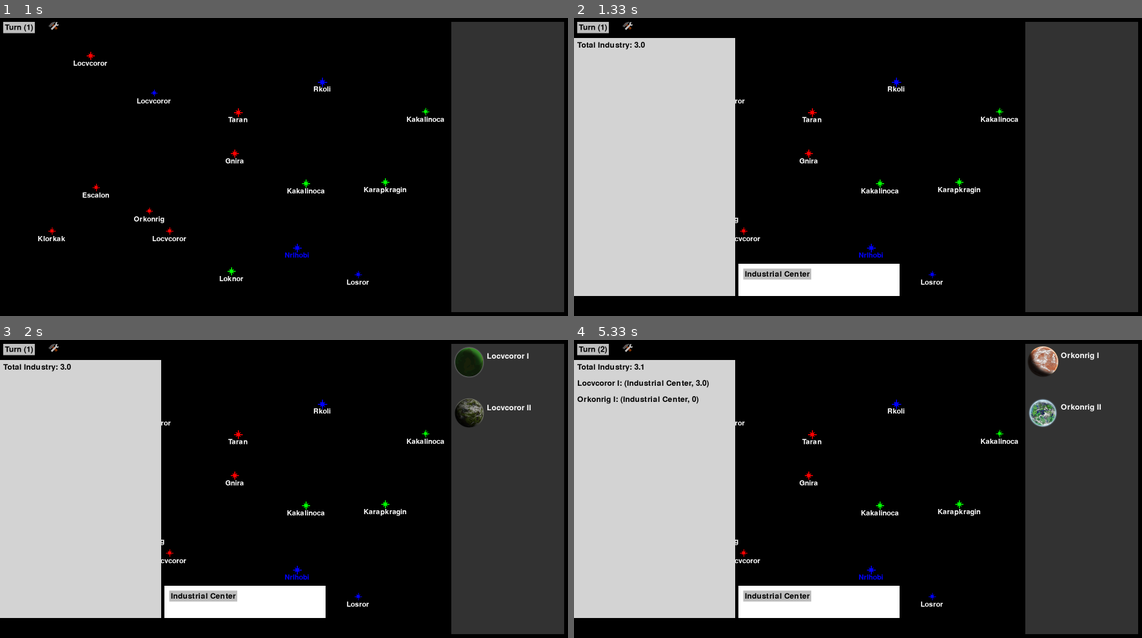
Above: before the commit, frames 1-4 (two rows, left to right).
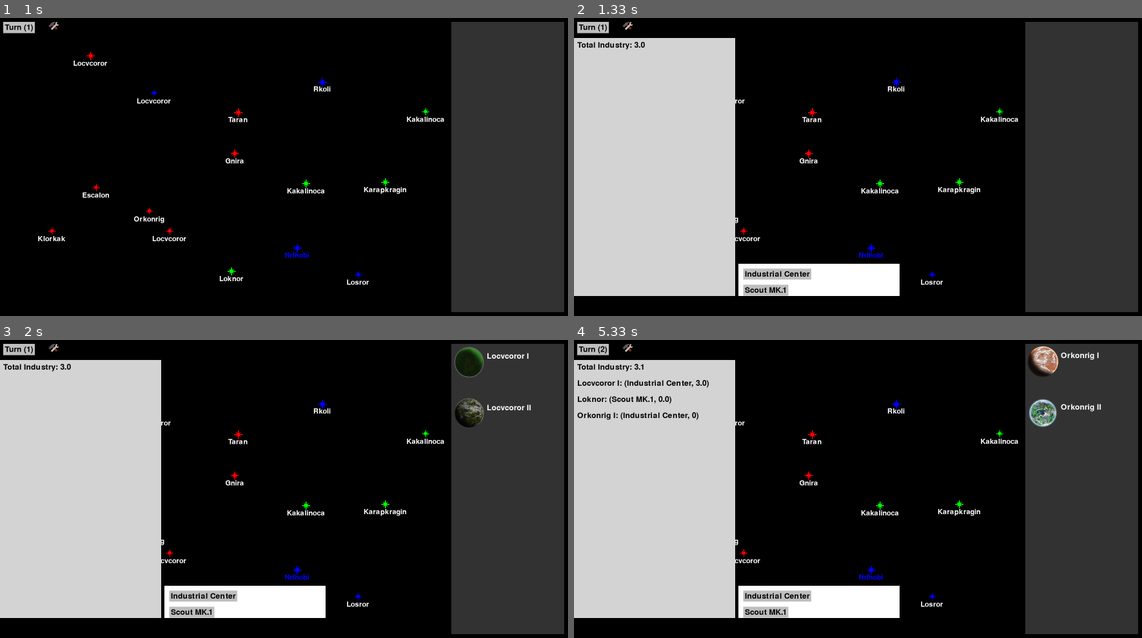
Above: after the commit, the same moments.

Repository: samwheel/KingOfTheGalaxy
Game: pygame game, started from main.py
Two runs of this game, one before a commit and one after it. Both use one fixed random seed, a clock stepped at 60 frames per second and the inputs below.
Inputs (mouse positions are in pixels of both pictures, inside the frame that each line leads up to):
- Up to frame 1 (1 s): click (289, 167) at 0.38 s; click (295, 187) at 0.72 s
- Up to frame 2 (1.33 s): click (625, 26) at 1.05 s
- Up to frame 3 (2 s): click (204, 596) at 1.38 s; click (153, 426) at 1.72 s
- Up to frame 4 (5.33 s): click (806, 599) at 2.05 s; click (767, 611) at 2.38 s; click (897, 411) at 2.72 s; click (625, 560) at 3.05 s; click (591, 348) at 3.38 s; click (988, 432) at 3.72 s; click (897, 411) at 4.05 s; click (727, 545) at 4.38 s; click (778, 596) at 5.22 s

Frame 1 is identical in both runs. In frame 2, 0.3% of the frame differs, in the area x 29-38%, y 89-94%; in frame 3, 0.3%; in frame 4, 0.8%, in the area x 0-38%, y 18-94%.

Commit message:
Added ship view and buildable ships.

Diff:
--- a/main.py
+++ b/main.py
@@ -13,6 +13,7 @@
 from view.star import StarView
 from view.planet import PlanetView
 from view.production import ProductionView
+from view.ship import ShipView
 
 from src.planet import Planet, planet_types
 from src.race import *
@@ -107,6 +108,9 @@
     for star in stars:
         StarView(star).draw(screen)
 
+    for ship in player_empire.ships:
+        ShipView(ship, player_empire).draw(screen)
+
     if show_planet_view:
         pygame.draw.rect(screen, (50, 50, 50), pygame.rect.Rect(1400, 50, 350, 900))
         for index, planet in enumerate(planet_view_group):
@@ -130,6 +134,5 @@
         widget.draw(screen)
 
 
-
     pygame.display.flip()
     clock.tick(60)
--- a/src/build_handler.py
+++ b/src/build_handler.py
@@ -1,17 +1,21 @@
-from src.buildings import Building
+from src.buildings import Buildable, Building
 from src.observer import Observer
+from src.ship import Ship
 
 class BuildHandler(Observer):
     def __init__(self, empire) -> None:
         self.empire = empire
-        self.__build_list: list[tuple[Building, float]] = []
+        self.__build_list: list[tuple[Buildable, float]] = []
 
-    def build(self, building: Building):
+    def build(self, building: Buildable):
         try:
             try:
                 self.__build_list.index((building, 0))
             except ValueError:
-                building.planet.buildings.index(building)
+                if isinstance(building, Building):
+                    building.location.buildings.index(building)
+                elif isinstance(building, Ship):
+                    self.empire.ships.index(building)
         except ValueError:
             self.__build_list.append((building, 0))
             pass
@@ -19,7 +23,7 @@
             pass
 
     @property
-    def build_list(self) -> list[tuple[Building, float]]:
+    def build_list(self) -> list[tuple[Buildable, float]]:
         return self.__build_list
 
     def observer_update(self) -> None:
@@ -38,5 +42,8 @@
             if new_build_industry + build_industry < building.build_production:
                 self.__build_list[build_index] = (building, new_build_industry + build_industry)
             else:
-                building.planet.buildings.append(building)
+                if isinstance(building, Ship):
+                    self.empire.ships.append(building.clone())
+                elif isinstance(building, Building):
+                    building.location.buildings.append(building)
                 self.__build_list.remove((building, build_industry))
--- a/src/buildings.py
+++ b/src/buildings.py
@@ -1,8 +1,9 @@
 class Buildable:
-    def __init__(self, name: str, build_production: int, build_max_amount: int) -> None:
+    def __init__(self, location, name: str, build_production: int, build_max_amount: int) -> None:
         self.build_production: int = build_production
         self.build_max_amount: int = build_max_amount
         self.name: str = name
+        self.location = location
 
     def __str__(self) -> str:
         return self.name
@@ -12,10 +13,9 @@
 
 class Building(Buildable):
 
-    def __init__(self, planet, name: str = "", build_production: int = 0, build_max_amount: int = 0, production_bonus: float = 0) -> None:
-        super().__init__(name, build_production, build_max_amount)
+    def __init__(self, location, name: str = "", build_production: int = 0, build_max_amount: int = 0, production_bonus: float = 0) -> None:
+        super().__init__(location, name, build_production, build_max_amount)
         self.__production_bonus: float = production_bonus
-        self.planet = planet
 
     @property
     def production_bonus(self) -> float:
@@ -25,12 +25,12 @@
         return self.__class__ == value.__class__
 
 class IndustrialCenter(Building):
-    def __init__(self, planet) -> None:
-        super().__init__(planet, "Industrial Center", 100, 20, 0.05)
+    def __init__(self, location) -> None:
+        super().__init__(location, "Industrial Center", 100, 20, 0.05)
 
     @property
     def production_bonus(self) -> float:
-        return super().production_bonus * self.planet.population
+        return super().production_bonus * self.location.population
 
 def get_buildings_list() -> list[type[Building]]:
     return [IndustrialCenter]
--- a/src/empire.py
+++ b/src/empire.py
@@ -1,3 +1,4 @@
+from src.ship import *
 from src.year_handler import YearHandler
 from src.planet import Planet
 from src.build_handler import BuildHandler
@@ -11,6 +12,8 @@
         self.build_handler: BuildHandler = BuildHandler(self)
         self.year_handler.add_observer(self.build_handler)
         self.color: str = color
+        self.ships: list[Ship] = []
+        self.ship_models: list[Ship] = [Ship("Scout MK.1", [RetroRockets(), HydrogenFuel()])]
 
     def __str__(self) -> str:
         return f"Empire {self.name}, Emperor {self.emperor_name}"
--- a/src/planet.py
+++ b/src/planet.py
@@ -23,7 +23,7 @@
 )
 
 class Planet(Observer):
-    def __init__(self, name:str, planet_type: str, race:Race|None = None, population: float = 0, focus:Focus = Focus.INDUSTRY) -> None:
+    def __init__(self, name:str, planet_type: str, race:Race|None = None, population: float = 0, focus:Focus = Focus.INDUSTRY, star: object|None = None) -> None:
         self.name: str = name
         self.race: Race|None = race
         self.focus: Focus = focus
@@ -36,6 +36,7 @@
         else:
             self.max_population: int = 0
         self.buildings: list[Building] = []
+        self.star: object | None = star
 
     def __str__(self) -> str:
         return f"Planet {self.name} focused on {self.focus}"
--- a/src/ship.py
+++ b/src/ship.py
@@ -1,18 +1,27 @@
 from functools import reduce
 
 from src.buildings import Buildable
+from src.star import Star
 
 class ShipPart:
-    def __init__(self, speed_bonus: int, armor_bonus: int, shield_bonus: int, damage_bonus: int, fuel_bonus: int) -> None:
-        self.speed_bonus = speed_bonus
-        self.armor_bonus = armor_bonus
-        self.shield_bonus = shield_bonus
-        self.damage_bonus = damage_bonus
-        self.fuel_bonus = fuel_bonus
+    def __init__(self, speed_bonus: int, armor_bonus: int, shield_bonus: int, damage_bonus: int, fuel_bonus: int, cost: int, build_max_amount: int) -> None:
+        self.speed_bonus: int = speed_bonus
+        self.armor_bonus: int = armor_bonus
+        self.shield_bonus: int = shield_bonus
+        self.damage_bonus: int = damage_bonus
+        self.fuel_bonus: int = fuel_bonus
+        self.cost: int = cost
+        self.build_max_amount: int = build_max_amount
 
 class Ship(Buildable):
-    def __init__(self, parts: list[ShipPart]) -> None:
+    def __init__(self, name: str, parts: list[ShipPart], location: Star | tuple[int, int] | None = None) -> None:
+        super().__init__(location, name, reduce(lambda x, y: x + y, [part.cost for part in parts]), reduce(lambda x, y: max(x, y), [part.build_max_amount for part in parts]))
         self.parts: list[ShipPart] = parts
+        self.current_fuel: int = self.fuel
+        self.location: Star | tuple[int, int] | None = location
+
+    def clone(self) -> 'Ship':
+        return Ship(self.name, self.parts.copy(), self.location)
 
     @property
     def speed(self) -> int:
@@ -36,16 +45,16 @@
 
 class Laser(ShipPart):
     def __init__(self) -> None:
-        super().__init__(0, 0, 0, 50, 0)
+        super().__init__(0, 0, 0, 50, 0, 50, 50)
 
 class TitaniumArmor(ShipPart):
     def __init__(self) -> None:
-        super().__init__(0, 500, 0, 0, 0)
+        super().__init__(0, 500, 0, 0, 0, 100, 100)
 
 class RetroRockets(ShipPart):
     def __init__(self) -> None:
-        super().__init__(20, 0, 0, 0, 0)
+        super().__init__(20, 0, 0, 0, 0, 75, 75)
 
 class HydrogenFuel(ShipPart):
     def __init__(self) -> None:
-        super().__init__(0, 0, 0, 0, 5)
+        super().__init__(0, 0, 0, 0, 5, 25, 25)
--- a/src/star.py
+++ b/src/star.py
@@ -10,6 +10,6 @@
         self.planets: list[Planet] = planets
         for index, planet in enumerate(self.planets):
             planet.name = self.name + " " + "I" * (index + 1)
-        self.ships: list[Buildable] = []
+            planet.star = self
         self.color: str = choice(["red", "green", "blue"])
         self.radius: int = randint(10, 15)
--- a/view/production.py
+++ b/view/production.py
@@ -6,6 +6,8 @@
 from src.planet import Planet
 from src.buildings import get_buildings_list, Building
 from src.observer import Observer
+from src.ship import Ship
+from src.star import Star
 
 from pygame_helper.button import Button
 
@@ -19,23 +21,30 @@
         self.font = pygame.font.Font(None, 36)
         self.current_planet: Planet | None = None
         self.building_list_buttons: list[Button] = []
+        self.ship_buttons: list[Button] = []
 
-    def set_current_planet(self, planet: Planet):
+    def set_current_planet(self, planet: Planet|None) -> None:
         self.current_planet = planet
 
     def update(self, event) -> None:
         for button in self.building_list_buttons:
             button.update(event)
 
+        for button in self.ship_buttons:
+            button.update(event)
+
     def observer_update(self) -> None:
         for button in self.building_list_buttons:
+            button.observer_update()
+
+        for button in self.ship_buttons:
             button.observer_update()
 
     def draw(self, surface: Surface) -> None:
         surface.blit(self.image, self.rect)
         industry_text = self.font.render(f"Total Industry: {math.floor(self.empire.industry * 10 + 0.5) / 10}", True, pygame.Color("black"))
         surface.blit(industry_text, (self.rect.x + 10, self.rect.y + 10))
-        build_list_text: list[Surface] = [self.font.render(f"{building_tuple[0].planet.name}: ({building_tuple[0]}, {round(building_tuple[1], 1)})", True, pygame.color.Color("black")) for building_tuple in self.empire.build_handler.build_list]
+        build_list_text: list[Surface] = [self.font.render(f"{building_tuple[0].location.name}: ({building_tuple[0]}, {round(building_tuple[1], 1)})", True, pygame.color.Color("black")) for building_tuple in self.empire.build_handler.build_list]
         for building_text in build_list_text:
             surface.blit(building_text, (self.rect.x + 10, self.rect.y + 60 + 50 * build_list_text.index(building_text)))
 
@@ -47,3 +56,16 @@
         self.building_list_buttons: list[Button] = [Button(pygame.Color("black"), str(building(self.current_planet)), self.rect.bottomright[0] + 30, self.rect.bottomright[1] - 80 + 50 * get_buildings_list().index(building), lambda: add_to_list(building)) for building in get_buildings_list()]
         for building_button in self.building_list_buttons:
             building_button.draw(surface)
+
+        self.ship_buttons = []
+
+        def create_new_ship(ship: Ship) -> None:
+            new_ship: Ship = ship.clone()
+            if self.current_planet is not None and isinstance(self.current_planet.star, Star):
+                new_ship.location = self.current_planet.star
+                self.empire.build_handler.build(new_ship)
+
+        for ship in self.empire.ship_models:
+            ship_button = Button(pygame.Color("black"), str(ship), self.rect.bottomright[0] + 30, self.rect.bottomright[1] - 80 + 50 * (len(self.building_list_buttons) + self.empire.ship_models.index(ship)), lambda: create_new_ship(ship))
+            ship_button.draw(surface)
+            self.ship_buttons.append(ship_button)
--- /dev/null
+++ b/view/ship.py
@@ -0,0 +1,21 @@
+import pygame
+
+from src.ship import Ship
+from src.empire import Empire
+
+class ShipView(pygame.sprite.Sprite):
+    def __init__(self, ship: Ship, empire: Empire) -> None:
+        super().__init__()
+        self.ship: Ship = ship
+        if ship.location is None:
+            self.position: tuple[int, int] = (0, 0)
+        elif isinstance(ship.location, tuple):
+            self.position: tuple[int, int] = ship.location
+        elif hasattr(ship.location, "position"):
+            self.position: tuple[int, int] = ship.location.position
+        else:
+            self.position: tuple[int, int] = (0, 0)
+        self.empire: Empire = empire
+
+    def draw(self, surface: pygame.Surface) -> None:
+        surface.blit(pygame.font.Font(None, 24).render("^", True, pygame.Color(self.empire.color)), (self.position[0] + 10, self.position[1] - 40))
--- a/view/star.py
+++ b/view/star.py
@@ -1,5 +1,3 @@
-from random import randint
-
 from pygame.sprite import Sprite
 from pygame import Surface
 import pygame
